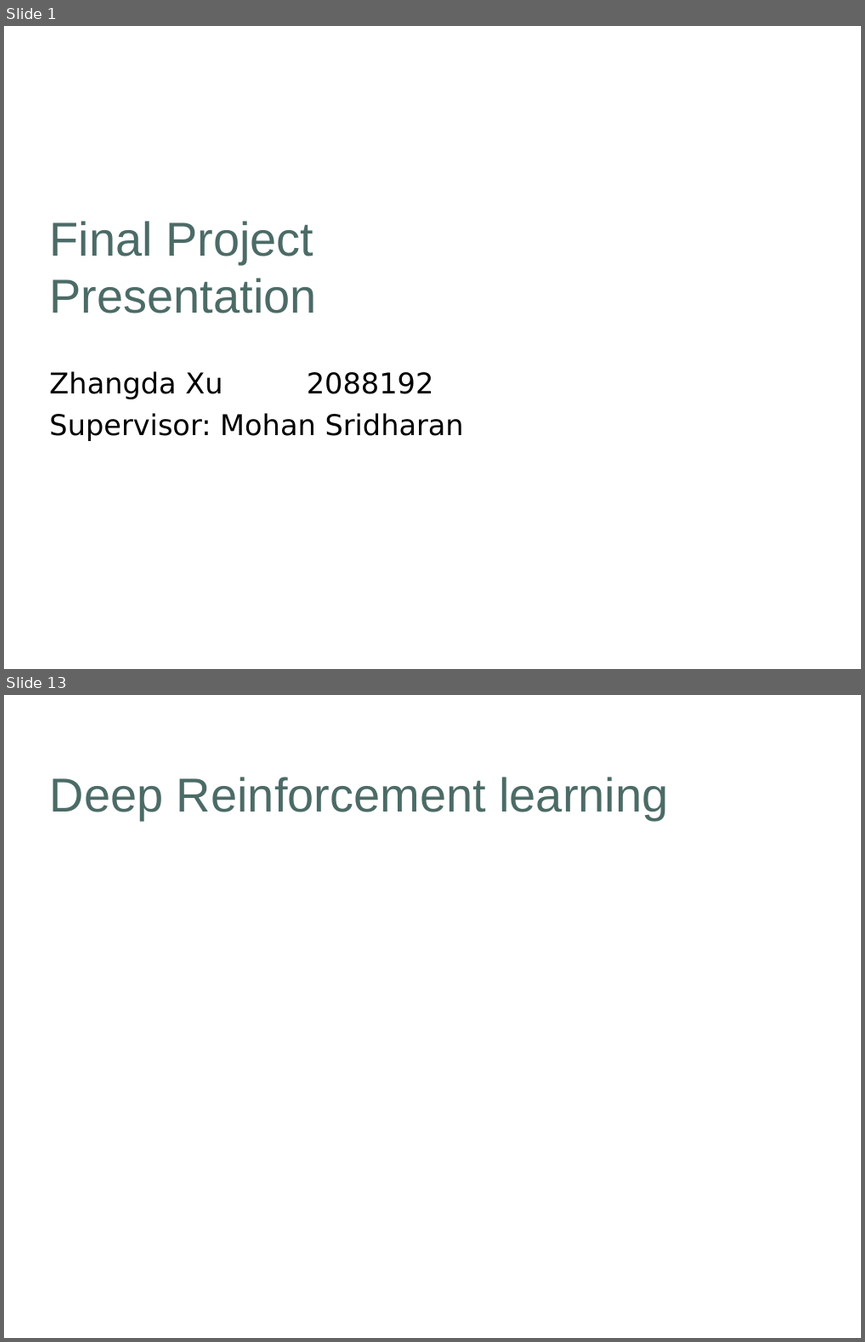
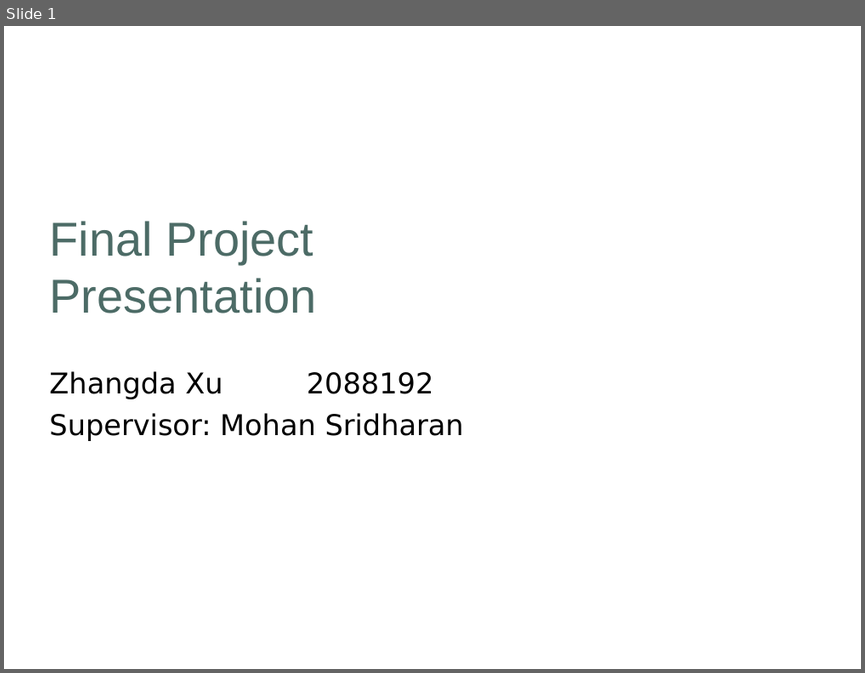
Before and after one commit to khulaifi95/ACS, a slide deck: Project/Presentation/Draft_Presentation.ppt. Shown one above the other, each under a label of ours: slides 1 and 13 before the commit, slide 1 after it; the slides between them are not shown. The pictures are 865x1342 and 865x673 pixels, drawn with LibreOffice and Linux fonts; fonts in the diff are those of the drawing; background and template pictures are left out. Boxes give left, top, right and bottom in pixels: in the first picture for what was removed or moved away, otherwise in the second. Text is boxed around its words. In the diff, an @@ line names an element or a change of style, - is before the commit and + after.

```diff
--- a/Project/Presentation/Draft_Presentation.ppt
+++ b/Project/Presentation/Draft_Presentation.ppt
@@ slide 13 removed at (4, 695, 861, 1338), background picture (left out) @@
@@ title removed at (50, 777, 668, 820) @@
-Deep Reinforcement learning
```
Also in this commit, not shown: 5 slides changed, 24 slides added, 14 other slides removed, 6 other files.
